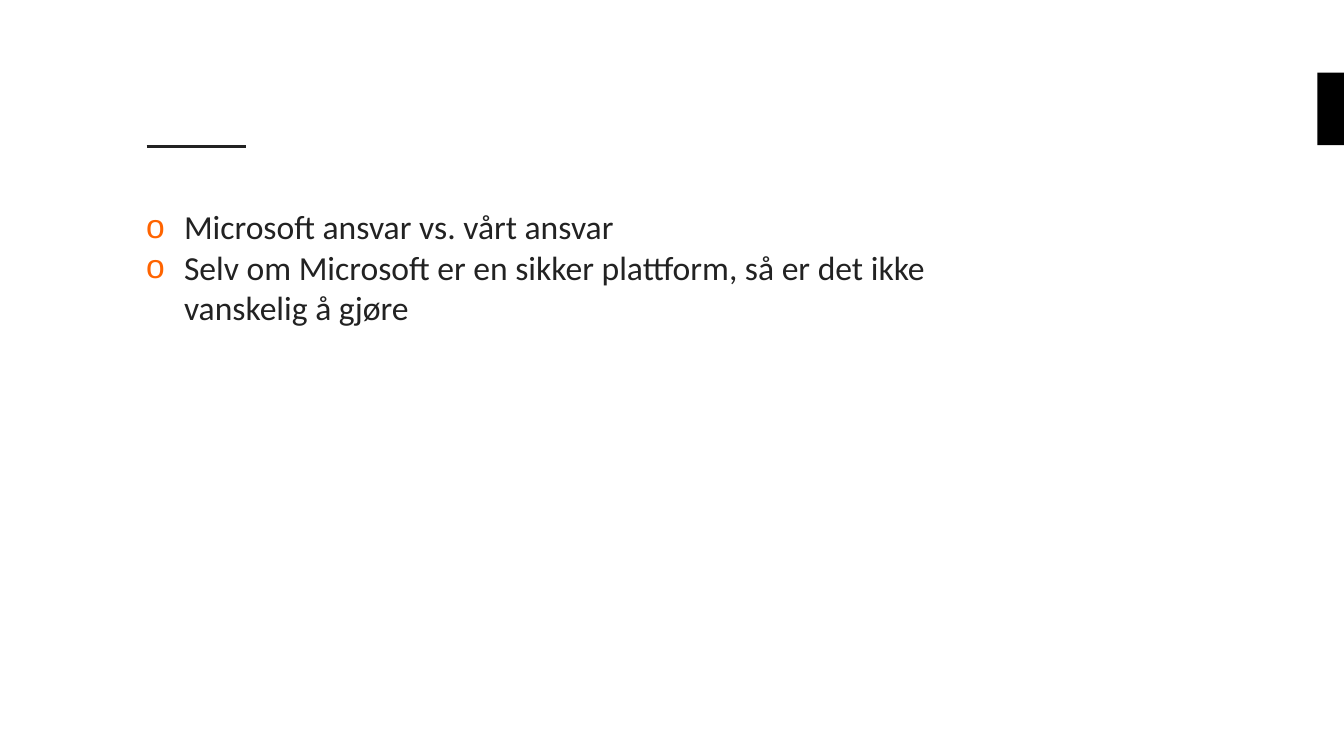
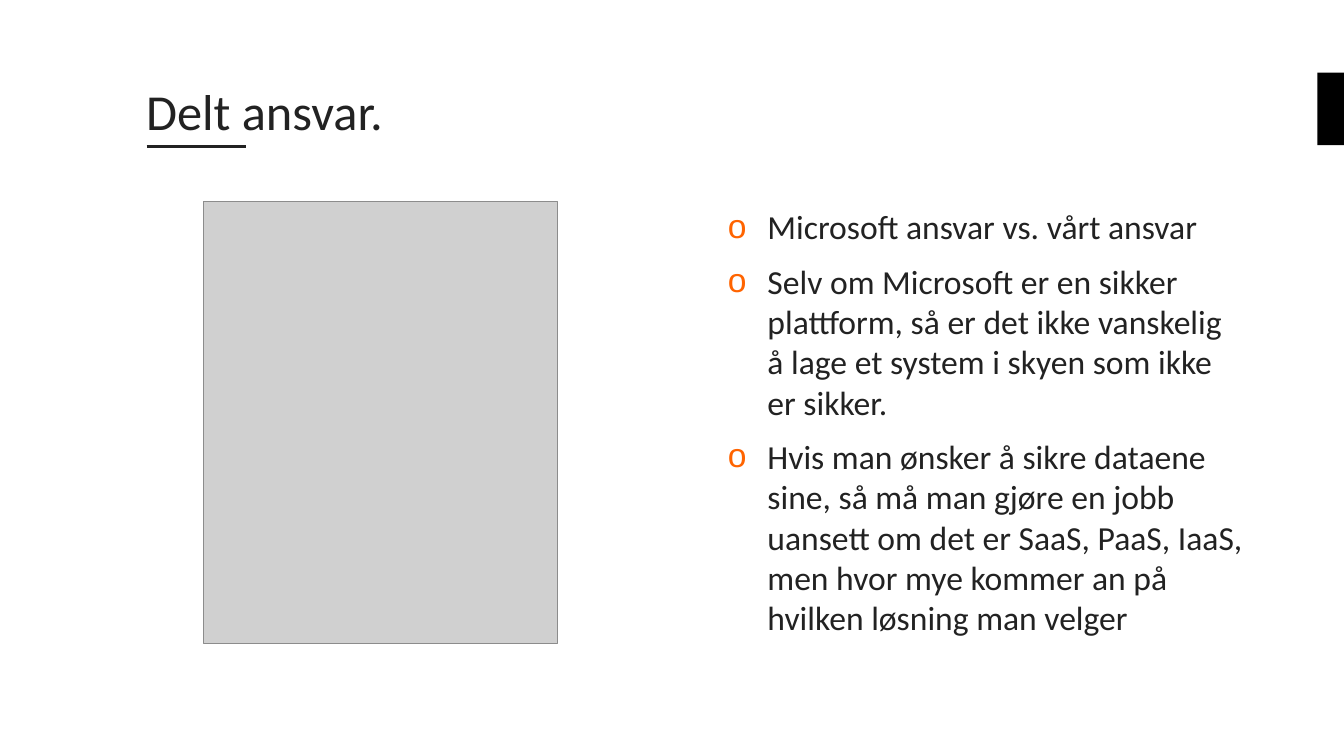
Before and after one commit to bouvet/azure-workshops, a slide deck: slide 7 of Workshop_3/Presentasjon/Azureskolen-Workshop#3.pptx (slide 8 before the commit). Drawn at 1344x756 pixels with LibreOffice and Linux fonts; fonts in the diff are those of the drawing; grey boxes stand for pictures; background and template pictures are left out. Boxes give left, top, right and bottom in pixels: in the first picture for what was removed or moved away, otherwise in the second. Text is boxed around its words. In the diff, an @@ line names an element or a change of style, - is before the commit and + after.

```diff
--- a/Workshop_3/Presentasjon/Azureskolen-Workshop#3.pptx
+++ b/Workshop_3/Presentasjon/Azureskolen-Workshop#3.pptx
@@ title added at [146,95,383,131], 36 pt, text #222222 @@
+Delt ansvar.
@@ picture added at [204,202,558,644] @@
@@ text "Microsoft ansvar vs. vårt ansvar": place and size @@
-text "Microsoft ansvar vs. vårt ansvar" at [184,215,925,326]
+text "Microsoft ansvar vs. vårt ansvar" at [767,215,1242,636]
@@ text at [767,215,1197,240]: indent changed; more space between paragraphs @@
@@ text at [767,270,1242,636]: text changed @@
-o Selv om Microsoft er en sikker plattform, så er det ikke vanskelig å gjøre
+o Selv om Microsoft er en sikker plattform, så er det ikke vanskelig å lage et system i skyen som ikke er sikker.
+o Hvis man ønsker å sikre dataene sine, så må man gjøre en jobb uansett om det er SaaS, PaaS, IaaS, men hvor mye kommer an på hvilken løsning man velger
```
Also in this commit, not shown: 4 other slides changed, 1 slide removed.
